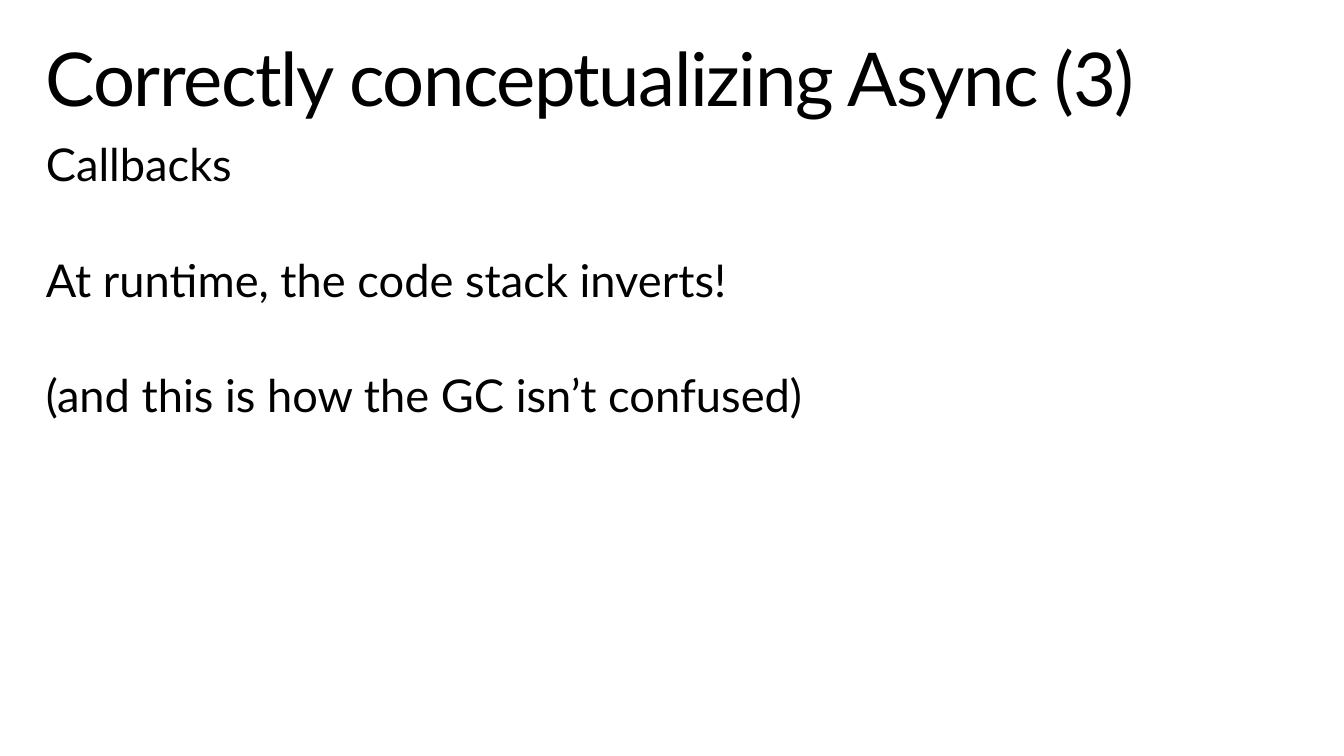
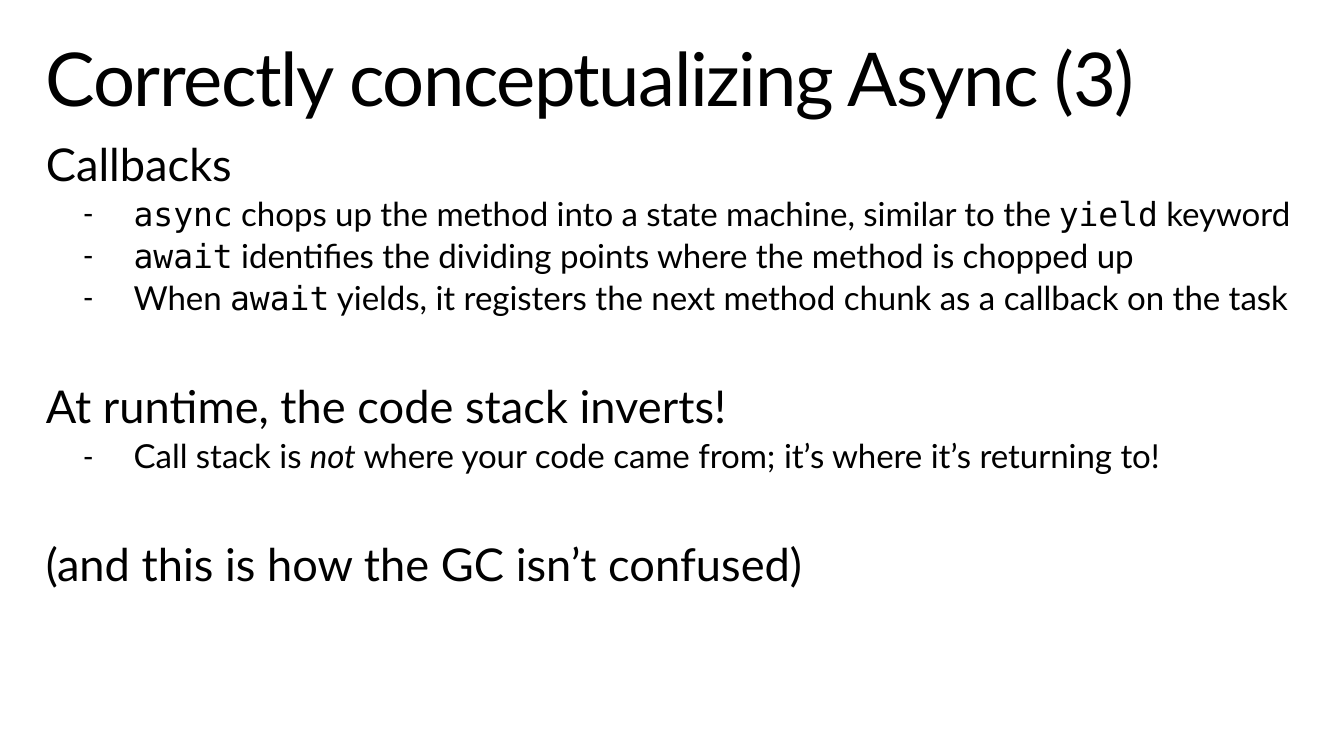
Before and after one commit to StephenCleary/Presentations, a slide deck: slide 13 of Async Pitfalls/Async Pitfalls.pptx (slide 9 before the commit). Drawn at 1344x756 pixels with LibreOffice and Linux fonts; fonts in the diff are those of the drawing; background and template pictures are left out. Boxes give left, top, right and bottom in pixels: in the first picture for what was removed or moved away, otherwise in the second. Text is boxed around its words. In the diff, an @@ line names an element or a change of style, - is before the commit and + after.

Commit message:
Update async pitfalls demo and talk.

```diff
--- a/Async Pitfalls/Async Pitfalls.pptx
+++ b/Async Pitfalls/Async Pitfalls.pptx
@@ text at [134,200,1290,316]: paragraphs added @@
+  – async chops up the method into a state machine, similar to the yield keyword
+  – await identifies the dividing points where the method is chopped up
+  – When await yields, it registers the next method chunk as a callback on the task
@@ text at [134,443,1160,474]: paragraph added @@
+  – Call stack is not where your code came from; it’s where it’s returning to!
```
Also in this commit, not shown: 14 other slides changed, 3 slides added, 28 slides removed, 25 other files.
